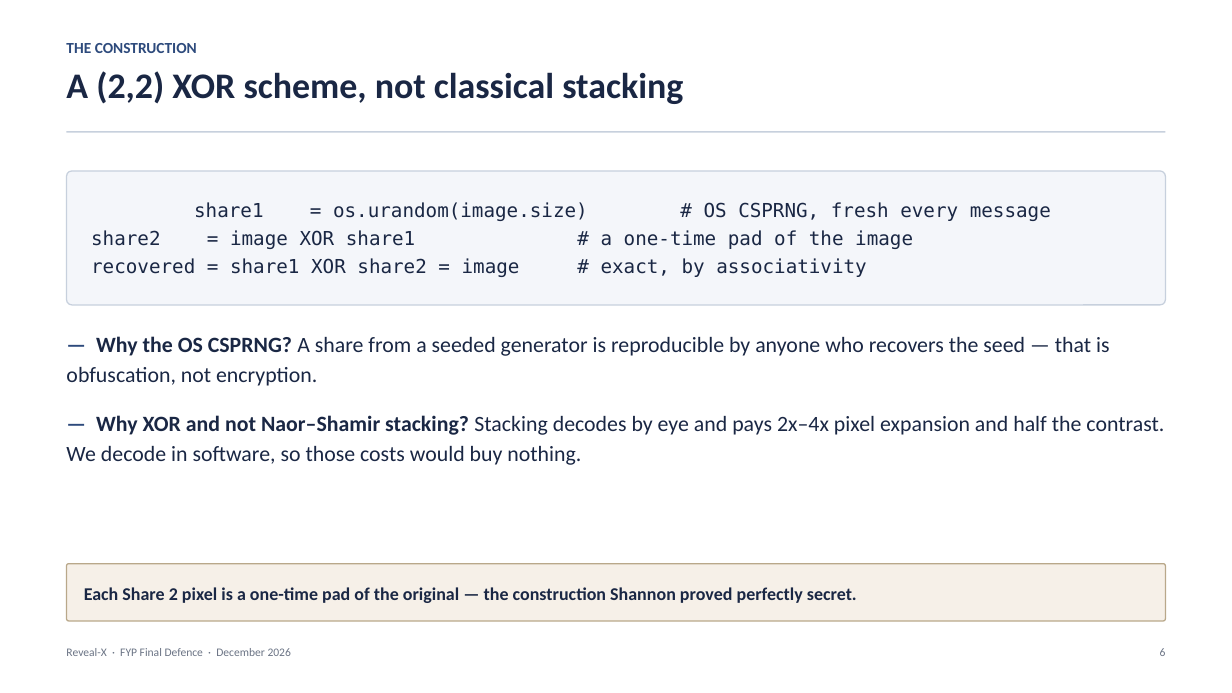
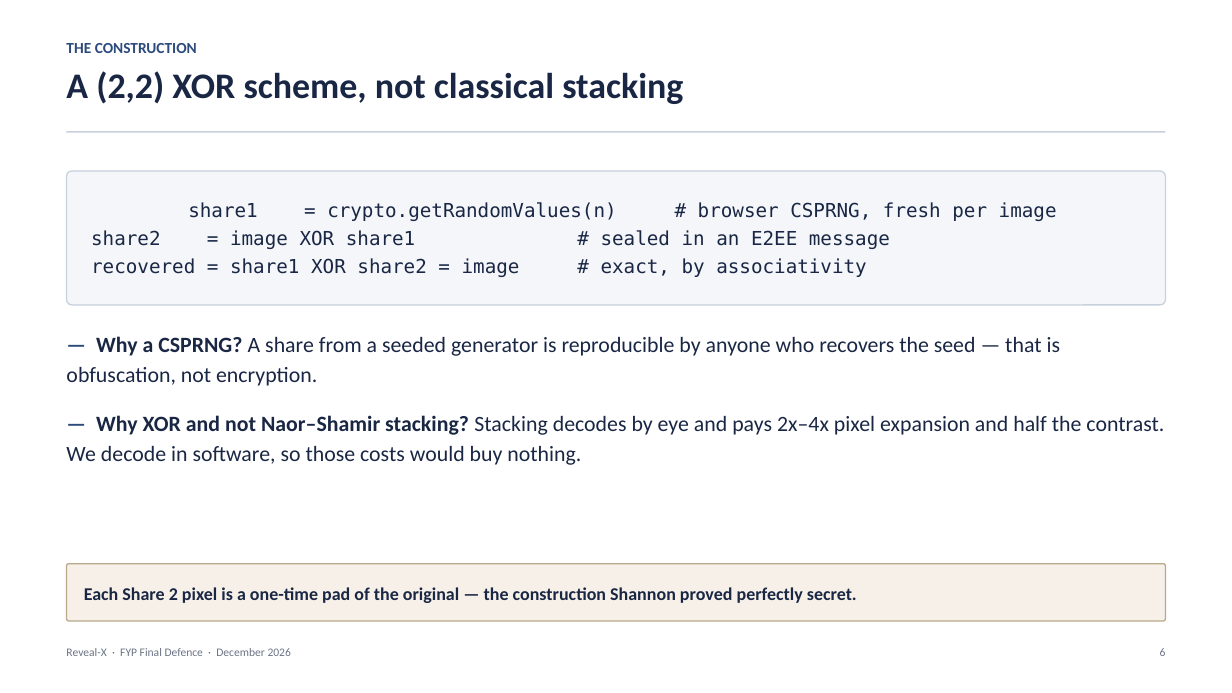
Before and after one commit to 1337PAIN/Reveal-X-chat, a slide deck: slide 6 of Reveal-X_FYP_Presentation.pptx. Drawn at 1232x693 pixels with LibreOffice and Linux fonts; fonts in the diff are those of the drawing. Boxes give left, top, right and bottom in pixels: in the first picture for what was removed or moved away, otherwise in the second. Text is boxed around its words. In the diff, an @@ line names an element or a change of style, - is before the commit and + after.

```diff
--- a/Reveal-X_FYP_Presentation.pptx
+++ b/Reveal-X_FYP_Presentation.pptx
@@ text in rounded rectangle at (x1=91, y1=202, x2=1057, y2=249): text changed @@
-share1 = os.urandom(image.size) # OS CSPRNG, fresh every message
-share2 = image XOR share1 # a one-time pad of the image
+share1 = crypto.getRandomValues(n) # browser CSPRNG, fresh per image
+share2 = image XOR share1 # sealed in an E2EE message
@@ text at (x1=66, y1=336, x2=1061, y2=386): text changed @@
-— Why the OS CSPRNG? A share from a seeded generator is reproducible by anyone who recovers the seed — that is obfuscation, not encryption.
+— Why a CSPRNG? A share from a seeded generator is reproducible by anyone who recovers the seed — that is obfuscation, not encryption.
```
Also in this commit, not shown: 7 other slides changed, 4 other files.
